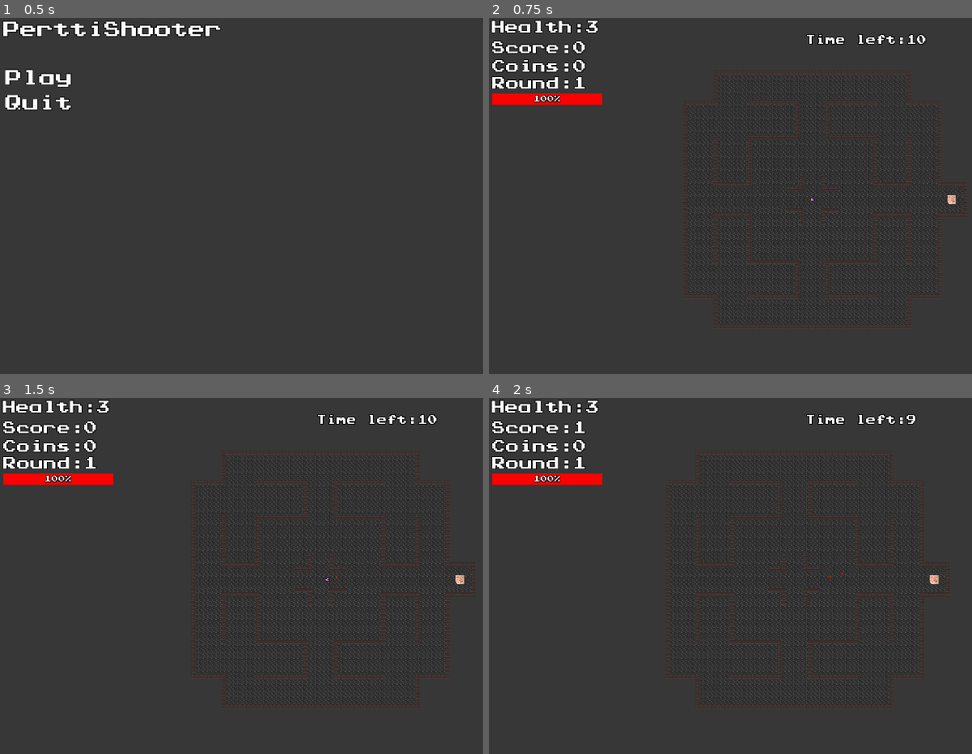
Above: before the commit, frames 1-4 (two rows, left to right).
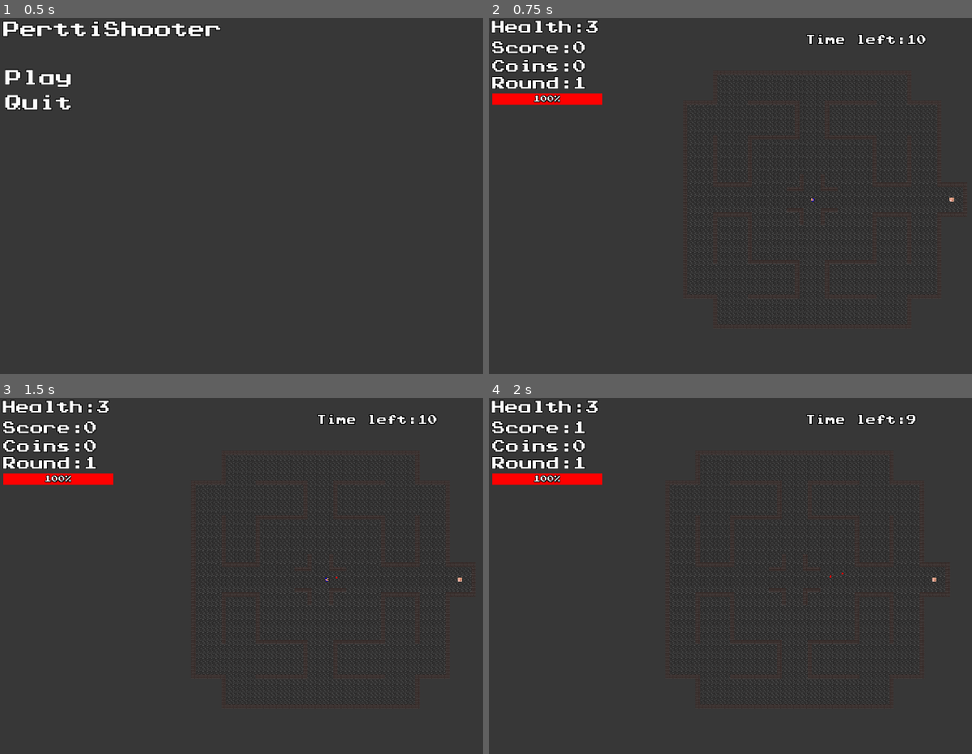
Above: after the commit, the same moments.

Repository: Kirottu/perttishooter
Game: Godot game, scene res://Scenes/MainMenu.tscn
Two runs of this game, one before a commit and one after it. Both use one fixed random seed, a clock stepped at 60 frames per second and the inputs below.
Inputs (mouse positions are in pixels of both pictures, inside the frame that each line leads up to):
- Up to frame 1 (0.5 s): no input
- Up to frame 2 (0.75 s): click "Play" at 0.5 s
- Up to frame 3 (1.5 s): tap Enter at 1.25 s; move the mouse to (463, 561) at 1.27 s; hold D (right) from 1.28 s (still down); hold Space (fire) from 1.28 s (still down)
- Up to frame 4 (2 s): keep holding D (right); keep holding Space (fire)

Frame 1 is identical in both runs. In frame 2, less than 0.1% of the frame differs, in the area x 94-97%, y 49-53%; in frame 3, less than 0.1%; in frame 4, less than 0.1%, in the area x 91-94%, y 49-53%.

Commit message:
Added tile based navigation for the npc

Diff:
--- a/Scenes/Npc.tscn
+++ b/Scenes/Npc.tscn
@@ -30,6 +30,9 @@
 1/shapes = [  ]
 1/z_index = 0
 
+[sub_resource type="RectangleShape2D" id=4]
+extents = Vector2( 32, 32 )
+
 [node name="Npc" type="KinematicBody2D"]
 script = ExtResource( 1 )
 
@@ -40,6 +43,7 @@
 stream = ExtResource( 3 )
 
 [node name="Sprite" type="Sprite" parent="."]
+scale = Vector2( 0.5, 0.5 )
 texture = ExtResource( 4 )
 
 [node name="Area2D" type="Area2D" parent="."]
@@ -58,4 +62,7 @@
 tile_set = SubResource( 3 )
 format = 1
 tile_data = PoolIntArray( -1245192, 0, 0, -1245191, 0, 0, -1245190, 0, 0, -1245189, 0, 0, -1245188, 0, 0, -1245187, 0,  …(37986 unchanged characters)…
+
+[node name="CollisionShape2D" type="CollisionShape2D" parent="."]
+shape = SubResource( 4 )
 [connection signal="body_entered" from="Area2D" to="." method="_on_Area2D_body_entered"]
--- a/Scripts/Npc.gd
+++ b/Scripts/Npc.gd
@@ -8,6 +8,7 @@
 onready var hurt_sound = $Hurt
 onready var explosion = $Explosion
 onready var sprite = $Sprite
+onready var tilemap = $Navigation2D/TileMap
 
 # Bools
 var can_update = false
@@ -25,8 +26,15 @@
 var destination
 var path
 var current_target
+var tiles = []
+var tiles_map = []
 
 func _ready():
+	tiles_map = tilemap.get_used_cells()
+	for i in tiles_map.size():
+		var tile = tilemap.map_to_world(tiles_map[i])
+		tiles.append(tile)
+
 	rng.randomize()
 	connect("body_entered", self, "_on_seeing_something")
 	update_path_if_needed(true)
@@ -45,7 +53,8 @@
 
 func update_path_if_needed(force):
 	if force or position.distance_to(destination) < Settings.closest_to_target:
-		destination = Vector2(rng.randi_range(-500, 2300), rng.randi_range(-750, 2000))
+		rng.randomize()
+		destination = tiles[rng.randi_range(0, tiles_map.size() - 1)]
 		path = nav_2d.get_simple_path(position, destination)
 
 func _on_seeing_something():
Not shown: 1 places in Scenes/Npc.tscn that only renumber resources
